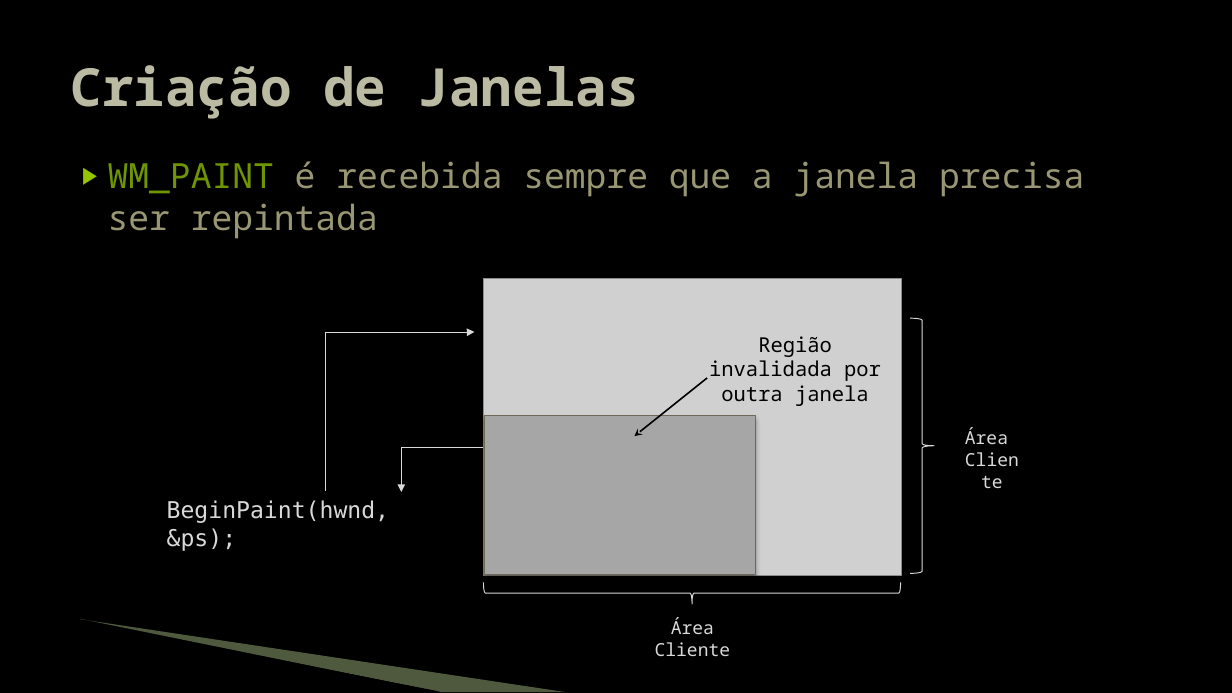
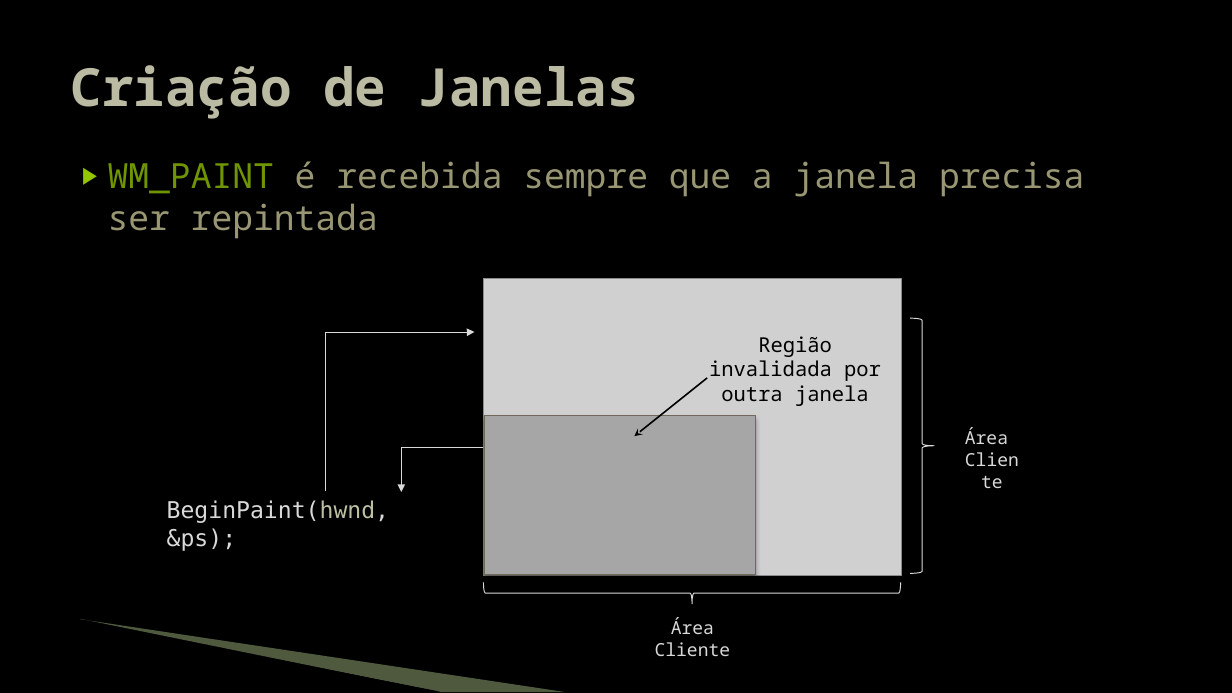
Before and after one commit to JudsonSS/Jogos, a slide deck: slide 40 of Slides/01. Programação Windows.pptx. Drawn at 1232x693 pixels with LibreOffice and Linux fonts; fonts in the diff are those of the drawing; grey boxes stand for pictures; background and template pictures are left out. Boxes give left, top, right and bottom in pixels: in the first picture for what was removed or moved away, otherwise in the second. Text is boxed around its words. In the diff, an @@ line names an element or a change of style, - is before the commit and + after.

```diff
--- a/Slides/01. Programação Windows.pptx
+++ b/Slides/01. Programação Windows.pptx
@@ text "BeginPaint(hwnd, &ps);" at bbox=[167, 500, 389, 551]: text colour #D9D9D9 to #BDBFA2 in "BeginPaint(hwnd," @@
```
Also in this commit, not shown: 6 other slides changed, 2 other files.
